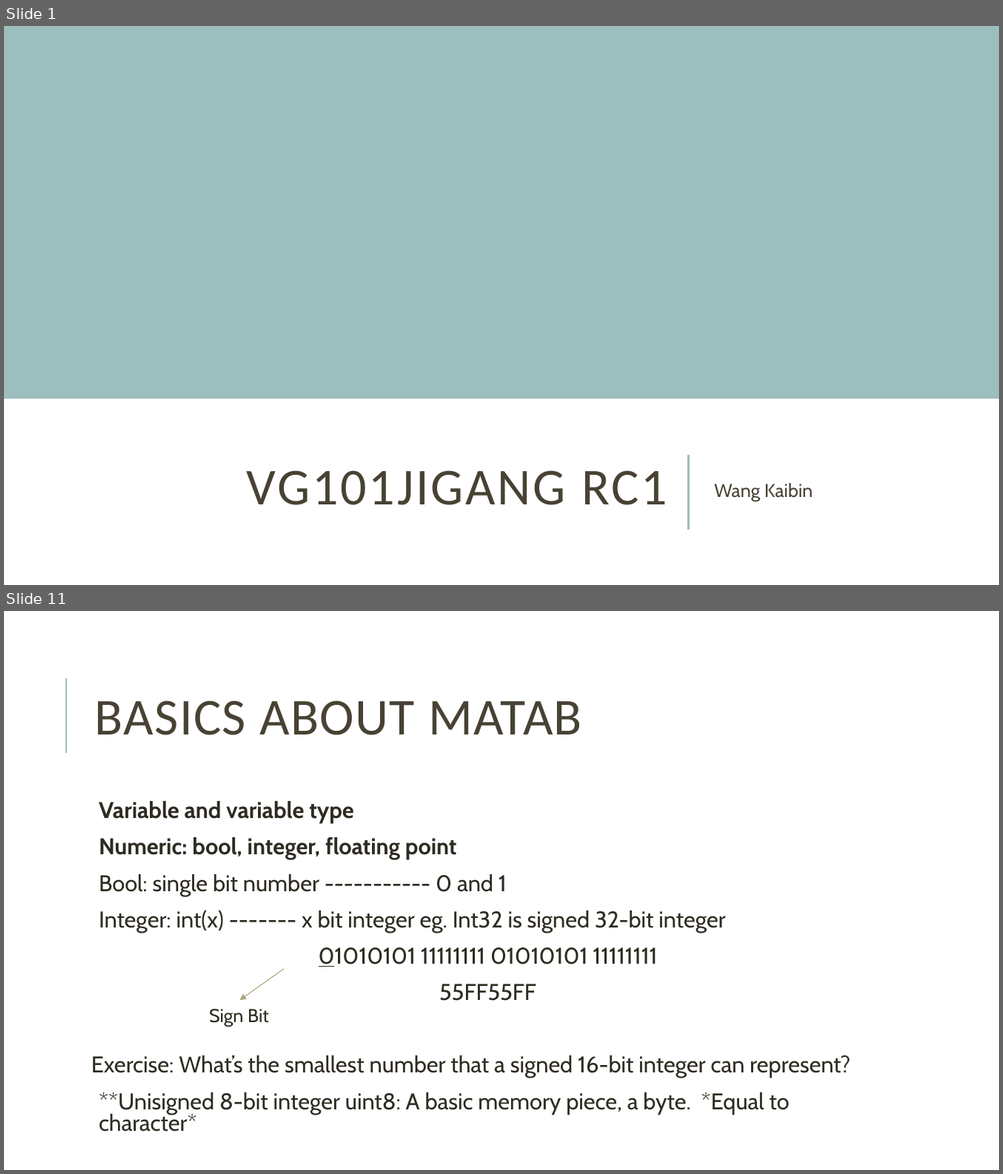
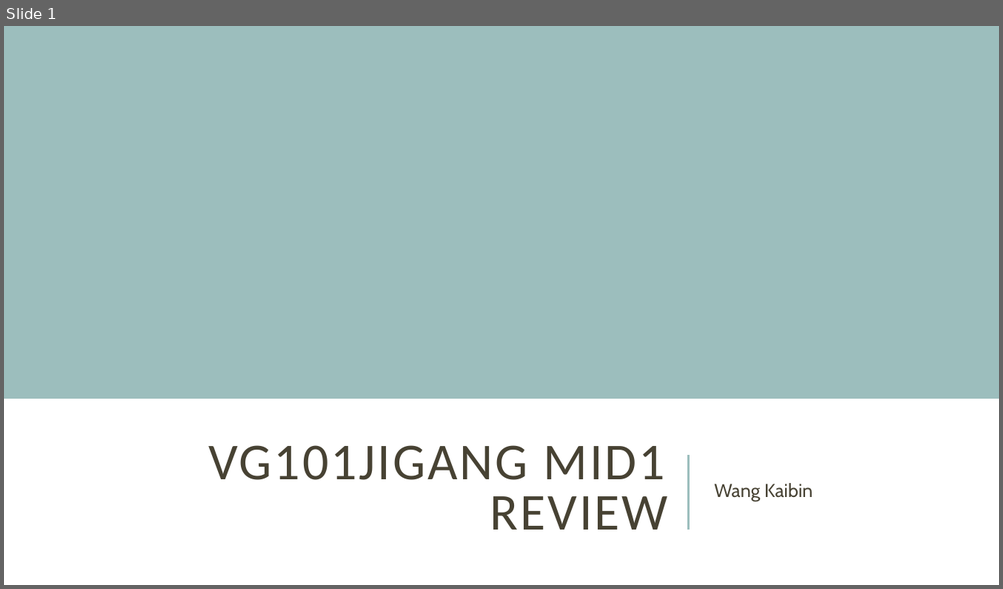
Before and after one commit to kevin-wang-2/Jigang-VG101-RC-for-Matlab, a slide deck: Big RC/VG101Jigang Mid1 WKB.pptx. Shown one above the other, each under a label of ours: slides 1 and 11 before the commit, slide 1 after it; the slides between them are not shown. The pictures are 1003x1174 and 1003x589 pixels, drawn with LibreOffice and Linux fonts; fonts in the diff are those of the drawing. Boxes give left, top, right and bottom in pixels: in the first picture for what was removed or moved away, otherwise in the second. Text is boxed around its words. In the diff, an @@ line names an element or a change of style, - is before the commit and + after.

```diff
--- a/Big RC/VG101Jigang Mid1 WKB.pptx
+++ b/Big RC/VG101Jigang Mid1 WKB.pptx
@@ slide 11 removed at (x1=4, y1=611, x2=999, y2=1170), background #FFFFFF @@
@@ line removed from (66, 753) to (66, 678) @@
@@ title removed at (x1=95, y1=701, x2=582, y2=735) @@
-BASICS ABOUT MATAB
@@ text removed at (x1=91, y1=801, x2=850, y2=1132) @@
-  Variable and variable type
-  Numeric: bool, integer, floating point
-  Bool: single bit number ----------- 0 and 1
-  Integer: int(x) ------- x bit integer eg. Int32 is signed 32-bit integer
-  01010101 11111111 01010101 11111111
-  55FF55FF
-Exercise: What’s the smallest number that a signed 16-bit integer can represent?
-  **Unisigned 8-bit integer uint8: A basic memory piece, a byte. *Equal to character*
@@ arrow removed from (284, 969) to (240, 1000) @@
@@ text removed at (x1=209, y1=1009, x2=269, y2=1027) @@
-Sign Bit
@@ slide 1 changed as well @@
@@ title at (x1=208, y1=446, x2=668, y2=530): text changed @@
-VG101JIGANG RC1
+VG101JIGANG MID1 REVIEW
```
Also in this commit, not shown: 3 other slides changed, 12 slides added, 17 other slides removed.
